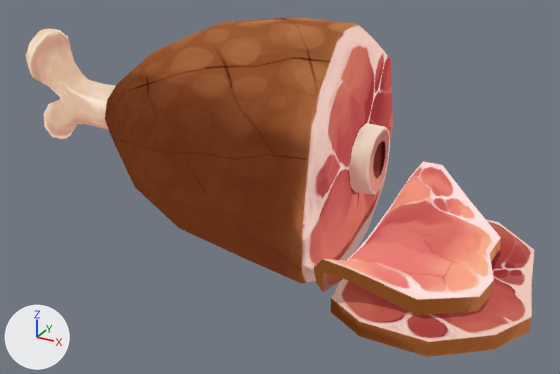
The glTF model pork/scene.gltf, before and after one commit.
Both versions are drawn from a 50 mm lens placed at (2.95, -4.74, 1.98), pointed at (0.4, -0.1, -0.34). Arrows for +X, +Y and +Z are at lower left; the lights stay in place. The older version comes first. Where no turn or scale is listed for an object, it has been applied to the vertices. Vertices at exactly the same position are counted once.
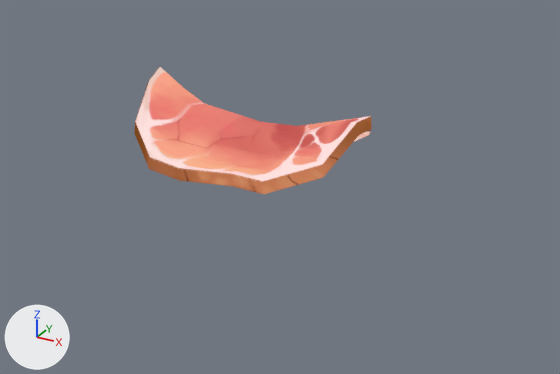
Where the newer file only moved an object's origin or applied its transform, the numbers keep the older frame.

The change, as a list of edits to the scene's bpy script:
```text
Change me_object_0:
    used by ob_object_2; location = (0.0, 0.0, 0.0)
    remove me_object_0.from_pydata(...)  # 68 vertices, 132 faces; spans x 0.97..2.05, y -0.96..0.91, z -0.8..-0.31
    add me_object_0.from_pydata(...)  # 68 vertices, 132 faces; spans x -0.88..0.98, y -0.69..0.43, z -0.21..0.37
    me_object_0 part 1: the whole mesh is multiplied about its middle by the matrix ((0.052, 0.993, 0.102), (-0.993, 0.063, -0.101), (-0.106, -0.096, 0.99)), then moved by (-1.46, -0.13, 0.6)
Remove ob_object_3:
    ob_object_3 = bpy.data.objects.new('Object_3', me_object_1)
    ob_object_3.location = (0.0, 0.0, 0.0)
Change ob_object_4:
    ob_object_4: bpy.data.objects.new('Object_4', me_object_2) -> bpy.data.objects.new('Object_4', None)
    ob_object_4.parent: ob_obj_cleaner_materialmerger_gles -> ob_cinema_4d_editor
Add ob_cinema_4d_editor:
    ob_cinema_4d_editor = bpy.data.objects.new('CINEMA_4D_Editor', None)
    ob_cinema_4d_editor.location = (966.1, 474.0, 196.2)
    ob_cinema_4d_editor.rotation_euler = (0.0, 0.135, -2.757)  # degrees (0, 7.7, -158)
```

Location of each change, [x1, y1, x2, y2] in pixels of the pictures (560 x 374 px):
'Object_3', deleted (brown)
    before: [26, 17, 393, 284]
'Object_2', reshaped (27% wider, 17% shorter)
    before: [314, 161, 501, 315]
    after: [134, 67, 372, 194]
'Object_4', no longer drawn (red)
    before: [331, 219, 534, 357]
